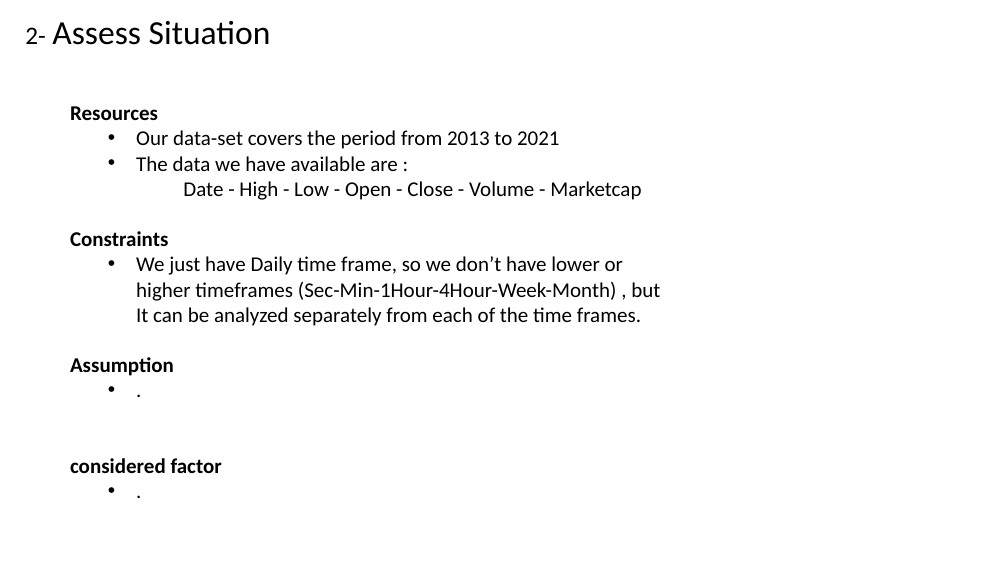
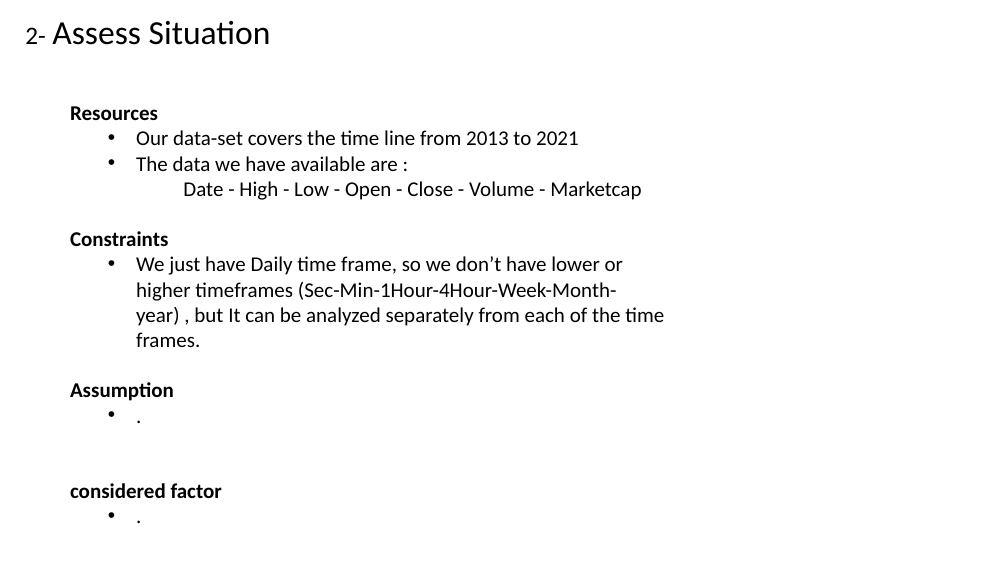
Before and after one commit to mahdi-ebrahimi-per/Data-Science, a slide deck: slide 4 of 1- business understanding/slide.pptx. Drawn at 1008x567 pixels with LibreOffice and Linux fonts; fonts in the diff are those of the drawing. Boxes give left, top, right and bottom in pixels: in the first picture for what was removed or moved away, otherwise in the second. Text is boxed around its words. In the diff, an @@ line names an element or a change of style, - is before the commit and + after.

```diff
--- a/1- business understanding/slide.pptx
+++ b/1- business understanding/slide.pptx
@@ text at (x1=136, y1=130, x2=579, y2=145): text changed @@
-  • Our data-set covers the period from 2013 to 2021
+  • Our data-set covers the time line from 2013 to 2021
@@ text at (x1=136, y1=256, x2=664, y2=347): text changed @@
-  • We just have Daily time frame, so we don’t have lower or higher timeframes (Sec-Min-1Hour-4Hour-Week-Month) , but It can be analyzed separately from each of the time frames.
+  • We just have Daily time frame, so we don’t have lower or higher timeframes (Sec-Min-1Hour-4Hour-Week-Month-year) , but It can be analyzed separately from each of the time frames.
```
Also in this commit, not shown: 2 other slides changed.
